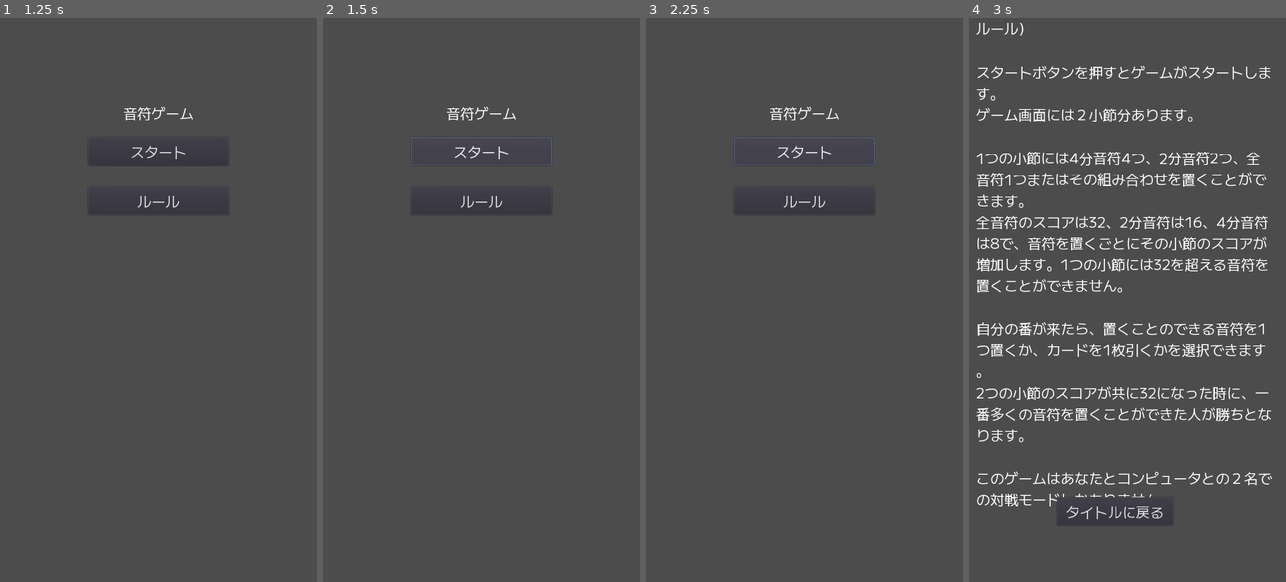
Above: before the commit, frames 1-4 (left to right).
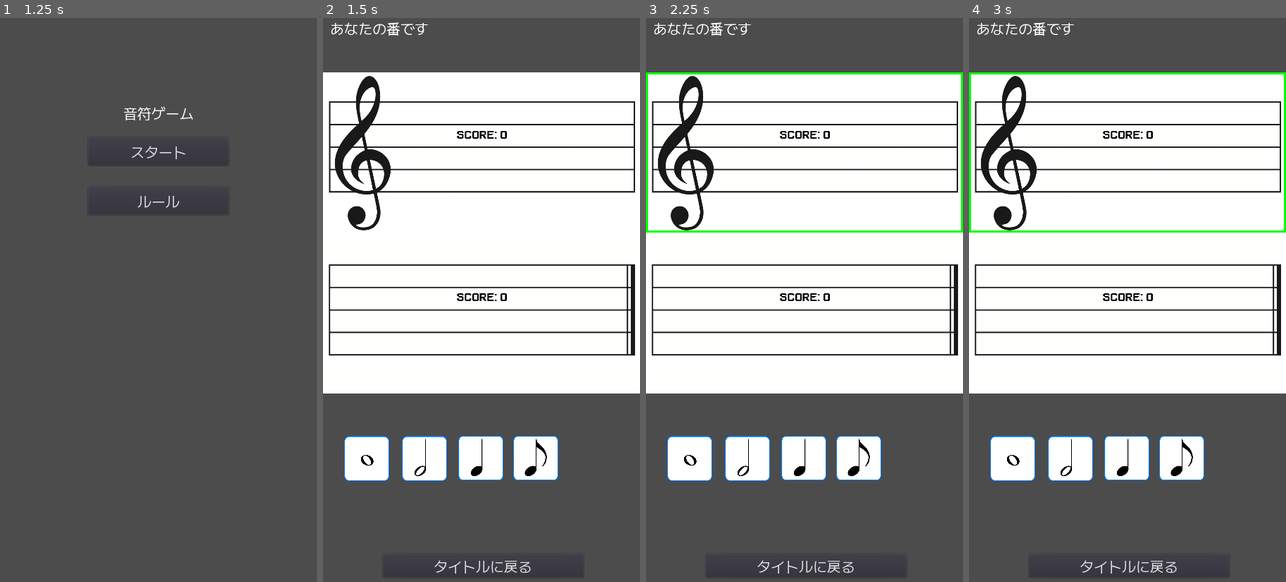
Above: after the commit, the same moments.

Repository: sokoide/onpugame
Game: Godot game, scene res://Scenes/Game.tscn
Same seed, same stepped clock (60 frames per second), same inputs: the game is played once before the commit and once after it.
Inputs (mouse positions are in pixels of both pictures, inside the frame that each line leads up to):
- Up to frame 1 (1.25 s): click "タイトルに戻る" at 0.5 s
- Up to frame 2 (1.5 s): click "スタート" at 1.25 s
- Up to frame 3 (2.25 s): click (804, 153) at 2 s, where only the run before the commit has a clickable "スタート"
- Up to frame 4 (3 s): click (1127, 198) at 2.75 s, where only the run before the commit has a clickable "ルール"

Frame 1 is identical in both runs. In frame 2, 61% of the frame differs, in the area x 0-100%, y 0-99%; in frame 3, 61%; in frame 4, 61%.

Commit message:
add: cpu routine

Diff:
--- a/Code/note.gd
+++ b/Code/note.gd
@@ -1,8 +1,11 @@
 extends Sprite
+
+signal note_placed
 
 var ty: String
 var sz: int
 var seleced: bool = false
+var game
 var mh
 
 var can_grab = false
@@ -20,7 +23,9 @@
 
 
 func _ready():
+	game = get_node("/root/Node2D")
 	mh = get_node("/root/Node2D/MeasureHighlight")
+	connect("note_placed", game, "_on_note_placed")
 
 
 func _process(delta):
@@ -40,5 +45,8 @@
 			dragging = false
 			position = drag_start_position
 		else:
+			# dropped
 			# remove myself
 			queue_free()
+			# send msg to Game.gd
+			emit_signal("note_placed")
--- a/Scenes/Game.gd
+++ b/Scenes/Game.gd
@@ -1,8 +1,15 @@
 extends Node2D
 
-var turn: int = 0  # 0:you, 1:computer
+var turn: int = 0  # 0:you, 101:computer, 102: computer thinking
 var lbl
 var mh
+var timer
+
+
+func reset():
+	turn = 0
+	mh.reset()
+	update_label()
 
 
 func update_label():
@@ -14,10 +21,19 @@
 		mh.hl = false
 
 
+func _on_note_placed():
+	print("_on_note_placed")
+	turn = 101
+	update_label()
+
+
 func _ready():
-	turn = 0
+	randomize()
 	lbl = get_node("LblMessage")
 	mh = get_node("MeasureHighlight")
+	timer = Timer.new()
+	timer.connect("timeout", self, "_on_timer_timeout")
+	add_child(timer)
 
 	var i = 0
 	for sz in [1, 2, 4, 8]:
@@ -27,11 +43,38 @@
 		add_child(s)
 		s.print()
 		i += 1
+	reset()
 
 
 func _process(delta):
+	if turn == 101:
+		turn = 102
+		timer.wait_time = 1.0
+		timer.one_shot = true
+		timer.start()
+
+
+func _on_timer_timeout() -> void:
+	# computer
+	var r = randi() % 100
+	# 0-25: zen
+	# 25-50: han
+	# 50-75: 4bun
+	# 75-100: 8bun
+	if r < 25:
+		mh.cpu_try_drop(1)
+	elif r < 50:
+		mh.cpu_try_drop(2)
+	elif r < 75:
+		mh.cpu_try_drop(4)
+	else:
+		mh.cpu_try_drop(8)
+
+	# change turn
+	turn = 0
 	update_label()
 
 
-func _on_BtnReturn_button_up():
+func _on_BtnReturn_button_up() -> void:
+	reset()
 	get_tree().change_scene("res://Scenes/Title.tscn")
--- a/Scenes/MeasureHightlight.gd
+++ b/Scenes/MeasureHightlight.gd
@@ -17,7 +17,17 @@
 var player_points: int = 0
 
 
+func reset():
+	m1 = []
+	m2 = []
+	m1sum = 0
+	m2sum = 0
+
+
 func drop(pos: Vector2, sz: int) -> int:
+	if not hl:
+		return 0
+
 	var lpos: Vector2 = to_local(pos)
 	var cost: int = 32 / sz
 	draw_r1 = false
@@ -40,11 +50,28 @@
 	return 0
 
 
+func cpu_try_drop(sz: int) -> void:
+	var cost: int = 32 / sz
+	if m1sum + cost <= 32:
+		m1.append(sz)
+		m1sum += cost
+		cpu_points += 1
+	elif m2sum + cost <= 32:
+		m2.append(sz)
+		m2sum += cost
+		cpu_points += 1
+	update_scores()
+	update()
+
+
 func can_drop(pos: Vector2, sz: int):
 	var lpos: Vector2 = to_local(pos)
 	var cost: int = 32 / sz
 	draw_r1 = false
 	draw_r2 = false
+
+	if not hl:
+		return
 
 	if r1.has_point(lpos):
 		draw_r1 = true
@@ -79,6 +106,7 @@
 
 	lblm1 = get_node("/root/Node2D/Measure/Score1")
 	lblm2 = get_node("/root/Node2D/Measure/Score2")
+	reset()
 
 
 func _process(delta):
@@ -95,7 +123,3 @@
 		draw_rect(r1, cl, false, hl_width, false)
 	if draw_r2:
 		draw_rect(r2, cl, false, hl_width, false)
-
-	# TODO: draw placed notes in m1 and m2
-	for note in m1:
-		print(note)
--- a/Scenes/Title.gd
+++ b/Scenes/Title.gd
@@ -1,30 +1,34 @@
 extends Node2D
 
-
-# Declare member variables here. Examples:
-# var a = 2
-# var b = "text"
 
 func center_window():
 	var screen_size = OS.get_screen_size(0)
 	var window_size = OS.get_window_size()
-	print(screen_size*0.5)
-	print(window_size*0.5)
-	var new_pos = screen_size*0.5 - window_size*0.5
+	print(screen_size * 0.5)
+	print(window_size * 0.5)
+	var new_pos = screen_size * 0.5 - window_size * 0.5
 	new_pos.y = 0
 	OS.set_window_position(new_pos)
 
-func game_start(measures: int):
+
+func game_start():
 	get_tree().change_scene("res://Scenes/Game.tscn")
+
 
 # Called when the node enters the scene tree for the first time.
 func _ready():
 	center_window()
 
+
 # Called every frame. 'delta' is the elapsed time since the previous frame.
 #func _process(delta):
 #	pass
 
+
 # button handlers
+func _on_BtnStart_button_up():
+	game_start()
+
+
 func _on_BtnHelp_button_up():
 	get_tree().change_scene("res://Scenes/Rules.tscn")
